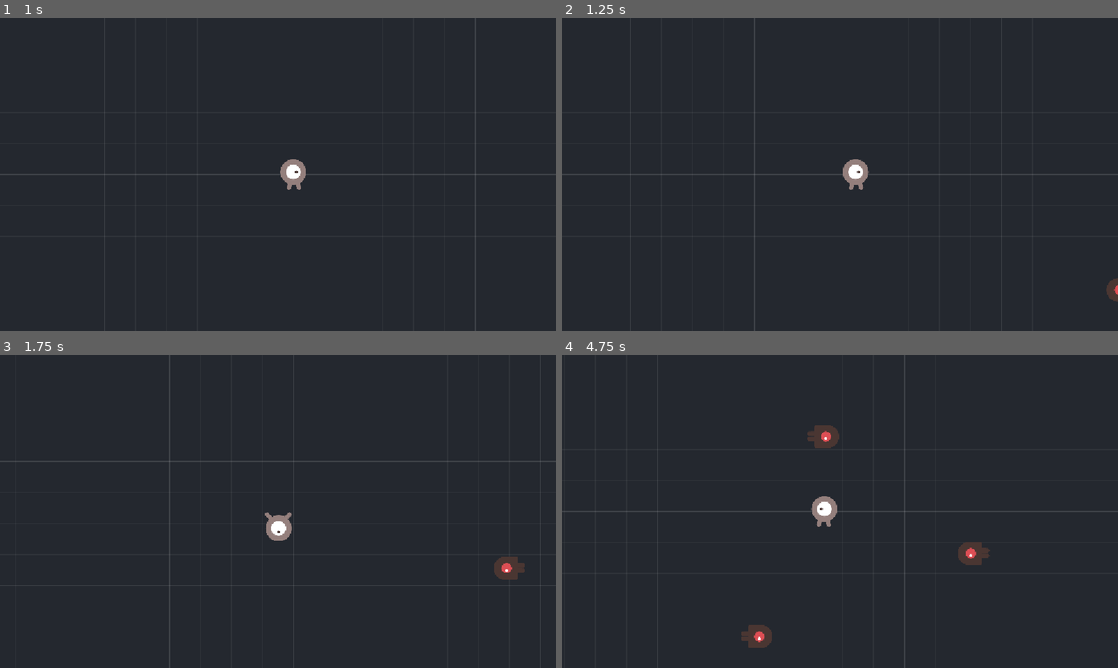
Above: before the commit, frames 1-4 (two rows, left to right).
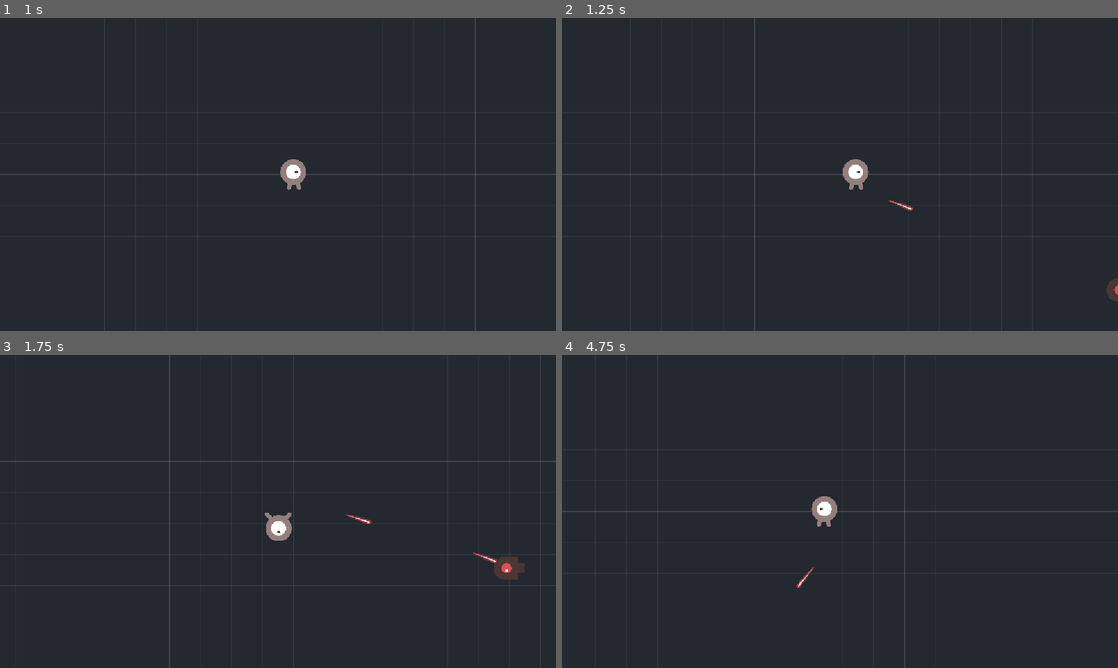
Above: after the commit, the same moments.

Repository: NielsHoekzema07/arena-survival
Game: Godot game, scene res://scenes/main/main.tscn
The game is run twice, just before and just after one commit, with the same random seed, the same clock (stepped at 60 frames per second) and the same inputs.
Inputs:
- Up to frame 1 (1 s): tap Enter at 0.5 s; hold D (move_right) from 0.53 s (still down)
- Up to frame 2 (1.25 s): keep holding D (move_right)
- Up to frame 3 (1.75 s): tap Space at 1.25 s; release D (move_right) at 1.28 s; hold S (move_down) from 1.28 s (still down)
- Up to frame 4 (4.75 s): release S (move_down) at 2.03 s; hold D (move_right) 2.03-2.78 s; hold W (move_up) 2.78-3.53 s; hold A (move_left) from 3.53 s (still down)

Frame 1 is identical in both runs. In frame 2, less than 0.1% of the frame differs, in the area x 58-64%, y 58-62%; in frame 3, 0.1%; in frame 4, 1.0%, in the area x 32-77%, y 22-94%.

Commit message:
Wapen schiet automatisch op de dichtstbijzijnde vijand
Weapon-node onder de speler zoekt elke schotbeurt de dichtstbijzijnde
vijand binnen bereik en vuurt een kogel die kant op. Vergelijken gaat op
distance_squared_to, dat scheelt een wortel per vijand per schot.

Aan de Bullet-scene aangepast:
- collision layer/mask stonden op de standaard 1/1, waardoor de kogel naar
  de speler keek in plaats van naar vijanden
- body_entered was nergens verbonden, dus raken deed niets
- sprite en collision shape 90 graden gedraaid: het plaatje wijst omhoog,
  maar de kogel vliegt langs transform.x
- kogels buiten het speelveld ruimen zichzelf op

Kogels komen onder een aparte Projectielen-node, niet onder de speler,
anders zouden ze met hem meebewegen.

Co-Authored-By: Claude Opus 5 <noreply@anthropic.com>

Diff:
--- a/scenes/main/main.tscn
+++ b/scenes/main/main.tscn
@@ -6,11 +6,17 @@
 [ext_resource type="Script" uid="uid://0hu11e2jdoxr" path="res://scenes/enemies/enemy_spawner.gd" id="3_spawner"]
 [ext_resource type="PackedScene" uid="uid://cul8bd30mr63d" path="res://scenes/enemies/enemy.tscn" id="4_enemy"]
 
-[sub_resource type="RectangleShape2D" id="RectangleShape2D_horizontaal"]
-size = Vector2(2064, 32)
+[sub_resource type="RectangleShape2D" id="RectangleShape2D_6q06x"]
+size = Vector2(5064, 32)
 
-[sub_resource type="RectangleShape2D" id="RectangleShape2D_verticaal"]
-size = Vector2(32, 1200)
+[sub_resource type="RectangleShape2D" id="RectangleShape2D_ow5a4"]
+size = Vector2(5064, 32)
+
+[sub_resource type="RectangleShape2D" id="RectangleShape2D_hujxm"]
+size = Vector2(32, 3000)
+
+[sub_resource type="RectangleShape2D" id="RectangleShape2D_yyfjg"]
+size = Vector2(32, 3000)
 
 [node name="Main" type="Node2D" unique_id=1404154589]
 metadata/_edit_group_ = true
@@ -20,7 +26,7 @@
 
 [node name="Vloer" type="Polygon2D" parent="Arena" unique_id=1143302583]
 color = Color(0.145098, 0.156863, 0.188235, 1)
-polygon = PackedVector2Array(-1000, -600, 1000, -600, 1000, 600, -1000, 600)
+polygon = PackedVector2Array(-2500, -1500, 2500, -1500, 2500, 1500, -2500, 1500)
 
 [node name="Raster" type="Node2D" parent="Arena" unique_id=1715483349]
 script = ExtResource("2_raster")
@@ -30,22 +36,24 @@
 collision_mask = 0
 
 [node name="Boven" type="CollisionShape2D" parent="Arena/Muren" unique_id=1345315670]
-position = Vector2(0, -616)
-shape = SubResource("RectangleShape2D_horizontaal")
+position = Vector2(0, -1516)
+shape = SubResource("RectangleShape2D_6q06x")
 
 [node name="Onder" type="CollisionShape2D" parent="Arena/Muren" unique_id=267633510]
-position = Vector2(0, 616)
-shape = SubResource("RectangleShape2D_horizontaal")
+position = Vector2(0, 1516)
+shape = SubResource("RectangleShape2D_ow5a4")
 
 [node name="Links" type="CollisionShape2D" parent="Arena/Muren" unique_id=569649541]
-position = Vector2(-1016, 0)
-shape = SubResource("RectangleShape2D_verticaal")
+position = Vector2(-2516, 0)
+shape = SubResource("RectangleShape2D_hujxm")
 
 [node name="Rechts" type="CollisionShape2D" parent="Arena/Muren" unique_id=1800251253]
-position = Vector2(1016, 0)
-shape = SubResource("RectangleShape2D_verticaal")
+position = Vector2(2516, 0)
+shape = SubResource("RectangleShape2D_yyfjg")
 
 [node name="Player" parent="." unique_id=2005259374 instance=ExtResource("1_player")]
+
+[node name="Projectielen" type="Node2D" parent="." unique_id=1598638241 groups=["projectielen"]]
 
 [node name="EnemySpawner" type="Node2D" parent="." unique_id=2063556495]
 script = ExtResource("3_spawner")
--- a/scenes/player/player.tscn
+++ b/scenes/player/player.tscn
@@ -5,6 +5,8 @@
 [ext_resource type="Texture2D" uid="uid://cb7x3nbff4ce" path="res://assets/art/playerGrey_up2.png" id="3_up2"]
 [ext_resource type="Texture2D" uid="uid://bxh73ema3ujhc" path="res://assets/art/playerGrey_walk1.png" id="4_walk1"]
 [ext_resource type="Texture2D" uid="uid://bbkanf3slb7gy" path="res://assets/art/playerGrey_walk2.png" id="5_walk2"]
+[ext_resource type="Script" path="res://scenes/player/weapon.gd" id="6_weapon"]
+[ext_resource type="PackedScene" uid="uid://bybkpo3fep85n" path="res://scenes/projectiles/Bullet.tscn" id="7_bullet"]
 
 [sub_resource type="SpriteFrames" id="SpriteFrames_player"]
 animations = [{
@@ -48,6 +50,10 @@
 [node name="CollisionShape2D" type="CollisionShape2D" parent="." unique_id=477987499]
 shape = SubResource("CircleShape2D_player")
 
+[node name="Weapon" type="Node2D" parent="."]
+script = ExtResource("6_weapon")
+bullet_scene = ExtResource("7_bullet")
+
 [node name="Camera2D" type="Camera2D" parent="." unique_id=614535787]
 position_smoothing_enabled = true
 position_smoothing_speed = 8.0
--- /dev/null
+++ b/scenes/player/weapon.gd
@@ -0,0 +1,73 @@
+class_name Weapon
+extends Node2D
+
+## Schiet automatisch op de dichtstbijzijnde vijand binnen bereik.
+##
+## Hangt als kind onder de speler, maar de kogels worden bewust NIET onder de
+## speler gehangen: dan zouden ze met hem meebewegen. Ze gaan naar de node in de
+## groep "projectielen" in de hoofdscene.
+
+## Welke kogelscene er geschoten wordt.
+@export var bullet_scene: PackedScene
+
+## Seconden tussen twee schoten.
+@export var vuur_interval: float = 0.5:
+	set(waarde):
+		vuur_interval = maxf(waarde, 0.05)
+		if is_instance_valid(_timer):
+			_timer.wait_time = vuur_interval
+
+## Maximale afstand waarop nog geschoten wordt. Vijanden verder weg worden
+## genegeerd, zodat je niet op iets buiten beeld staat te vuren.
+@export var bereik: float = 700.0
+
+var _timer: Timer
+
+
+func _ready() -> void:
+	_timer = Timer.new()
+	_timer.wait_time = vuur_interval
+	_timer.autostart = true
+	_timer.timeout.connect(_probeer_vuren)
+	add_child(_timer)
+
+
+func _probeer_vuren() -> void:
+	var doel := dichtstbijzijnde_vijand()
+	if doel == null:
+		return
+	_vuur_op(doel)
+
+
+## Zoekt de vijand die het dichtst bij is en binnen bereik ligt.
+## Geeft null terug als er niets in de buurt is.
+func dichtstbijzijnde_vijand() -> Node2D:
+	var beste: Node2D = null
+
+	# Vergelijken op de afstand in het kwadraat. Dat scheelt een wortel per
+	# vijand, en voor "welke is het dichtst bij" geeft het dezelfde uitkomst.
+	# Daarom staat ook het bereik hier in het kwadraat.
+	var kleinste_afstand := bereik * bereik
+
+	for vijand: Node2D in get_tree().get_nodes_in_group("enemies"):
+		var afstand := global_position.distance_squared_to(vijand.global_position)
+		if afstand < kleinste_afstand:
+			kleinste_afstand = afstand
+			beste = vijand
+
+	return beste
+
+
+func _vuur_op(doel: Node2D) -> void:
+	if bullet_scene == null:
+		push_warning("Weapon heeft geen bullet_scene ingesteld.")
+		return
+
+	var container := get_tree().get_first_node_in_group("projectielen")
+	if container == null:
+		push_warning("Geen node in de groep 'projectielen' gevonden.")
+		return
+
+	var kogel := bullet_scene.instantiate() as Bullet
+	container.add_child(kogel)
+	kogel.spawn_op(global_position, global_position.direction_to(doel.global_position))
--- /dev/null
+++ b/scenes/projectiles/Bullet.tscn
@@ -0,0 +1,21 @@
+[gd_scene format=3 uid="uid://bybkpo3fep85n"]
+
+[ext_resource type="Script" uid="uid://b8ty0rg0c844b" path="res://scenes/projectiles/bullet.gd" id="1_36ope"]
+[ext_resource type="Texture2D" uid="uid://c8di0dc4fvfhl" path="res://assets/art/laserRed01.png" id="1_ci251"]
+
+[sub_resource type="RectangleShape2D" id="RectangleShape2D_txppk"]
+size = Vector2(8, 53)
+
+[node name="Bullet" type="Area2D" unique_id=715386646]
+collision_layer = 4
+collision_mask = 2
+script = ExtResource("1_36ope")
+metadata/_edit_group_ = true
+
+[node name="Sprite2D" type="Sprite2D" parent="." unique_id=484278683]
+rotation = 1.5707963
+texture = ExtResource("1_ci251")
+
+[node name="CollisionShape2D" type="CollisionShape2D" parent="." unique_id=1437726735]
+rotation = 1.5707963
+shape = SubResource("RectangleShape2D_txppk")
--- /dev/null
+++ b/scenes/projectiles/bullet.gd
@@ -0,0 +1,47 @@
+class_name Bullet
+extends Area2D
+
+## Projectiel dat in een rechte lijn vliegt en de eerste vijand uitschakelt die
+## het raakt.
+##
+## De kogel vliegt langs zijn eigen +X-as (`transform.x`). De sprite en de
+## collision shape zijn daarom 90 graden gedraaid in Bullet.tscn, want het
+## plaatje wijst van zichzelf omhoog.
+
+## Snelheid in pixels per seconde.
+@export var speed: float = 750.0
+
+
+func _ready() -> void:
+	add_to_group("bullets")
+	# In code verbonden en niet in de scene: zo blijft het werken als de kogel
+	# in fase 7 uit een object pool komt en niet opnieuw uit de scene ontstaat.
+	body_entered.connect(_op_body_geraakt)
+
+
+## Zet de kogel klaar op een positie en laat hem een kant op wijzen.
+## `richting` moet genormaliseerd zijn.
+func spawn_op(positie: Vector2, richting: Vector2) -> void:
+	global_position = positie
+	rotation = richting.angle()
+
+
+func _physics_process(delta: float) -> void:
+	position += transform.x * speed * delta
+
+	# Buiten het speelveld heeft de kogel geen nut meer. Zonder dit blijven ze
+	# eindeloos bestaan en loopt het aantal nodes op.
+	if not Speelveld.rect().has_point(global_position):
+		_ruim_op()
+
+
+func _op_body_geraakt(body: Node2D) -> void:
+	if body.is_in_group("enemies"):
+		body.queue_free()
+		_ruim_op()
+
+
+## Eén plek waar de kogel verdwijnt. In fase 7 wordt dit "terug naar de pool"
+## in plaats van queue_free, en hoeft er verder niets te veranderen.
+func _ruim_op() -> void:
+	queue_free()
Binary file added: assets/art/laserRed01.png
Not shown, added: assets/art/laserRed01.png.import
Not shown, added: scenes/player/weapon.gd.uid
Not shown, added: scenes/projectiles/bullet.gd.uid
Not shown, removed: scenes/projectiles/.gitkeep
